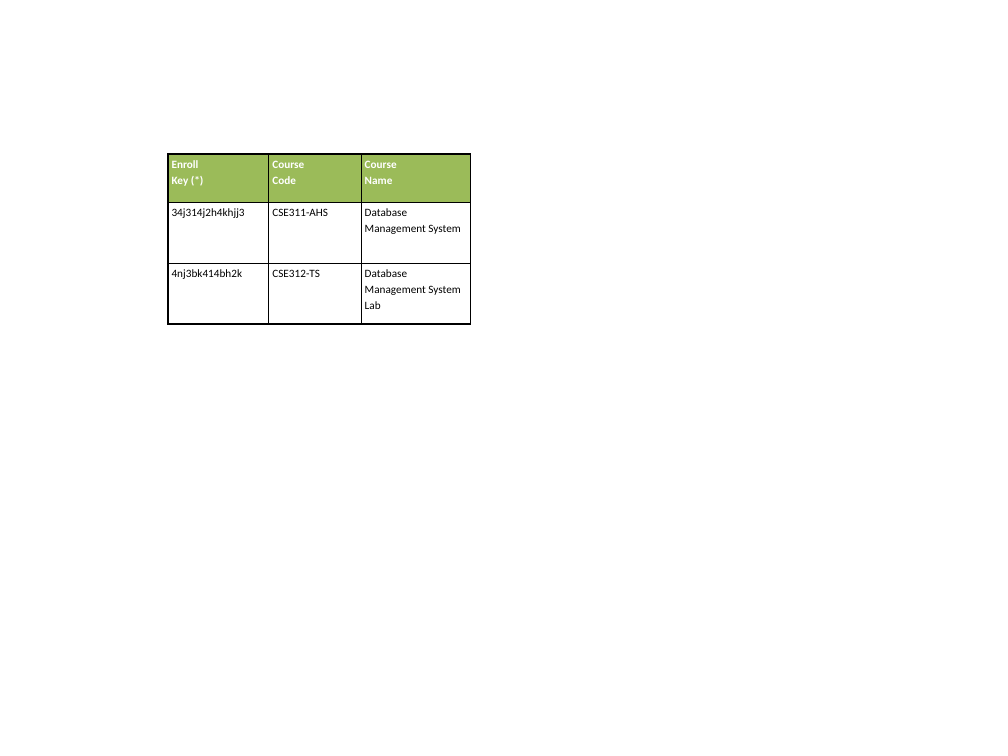
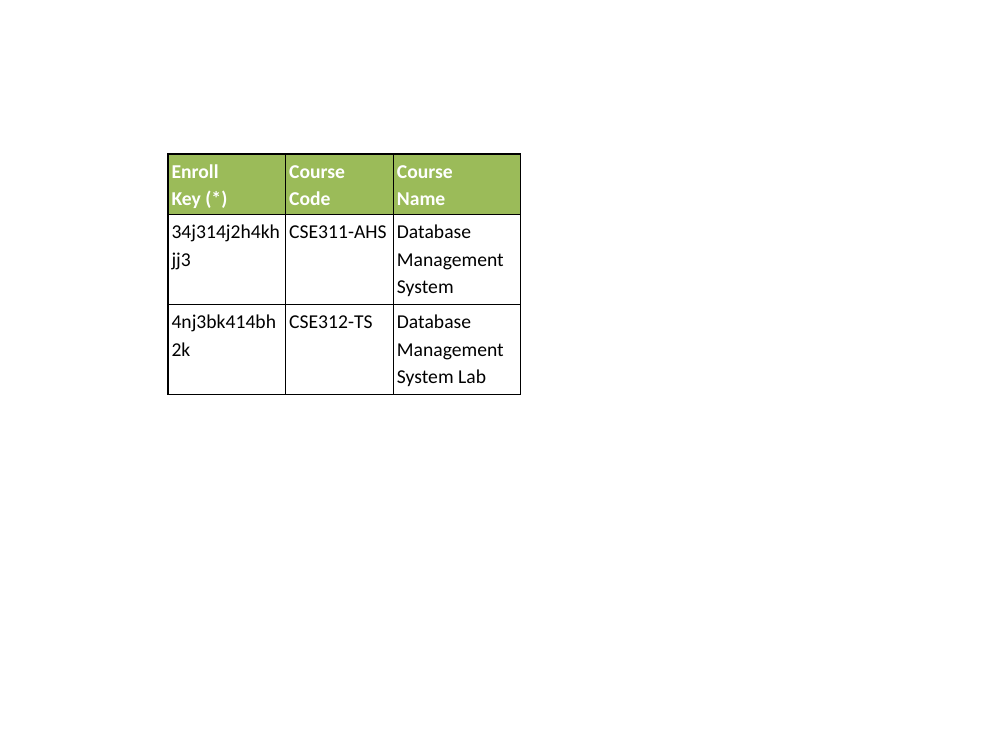
Before and after one commit to neamoth/DatabasePresentation, a slide deck: slide 2 of Presentationdata.pptx. Drawn at 1008x756 pixels with LibreOffice and Linux fonts; fonts in the diff are those of the drawing. Boxes give left, top, right and bottom in pixels: in the first picture for what was removed or moved away, otherwise in the second. Text is boxed around its words. In the diff, an @@ line names an element or a change of style, - is before the commit and + after.

```diff
--- a/Presentationdata.pptx
+++ b/Presentationdata.pptx
@@ table at <box>168,154,521,395</box> @@
@@ size 8 to 14 pt @@
@@ table: place and size @@
-table at <box>168,154,471,325</box>
+table at <box>168,154,521,395</box>
```
Also in this commit, not shown: 4 other slides changed, 2 slides added, 10 other files.
